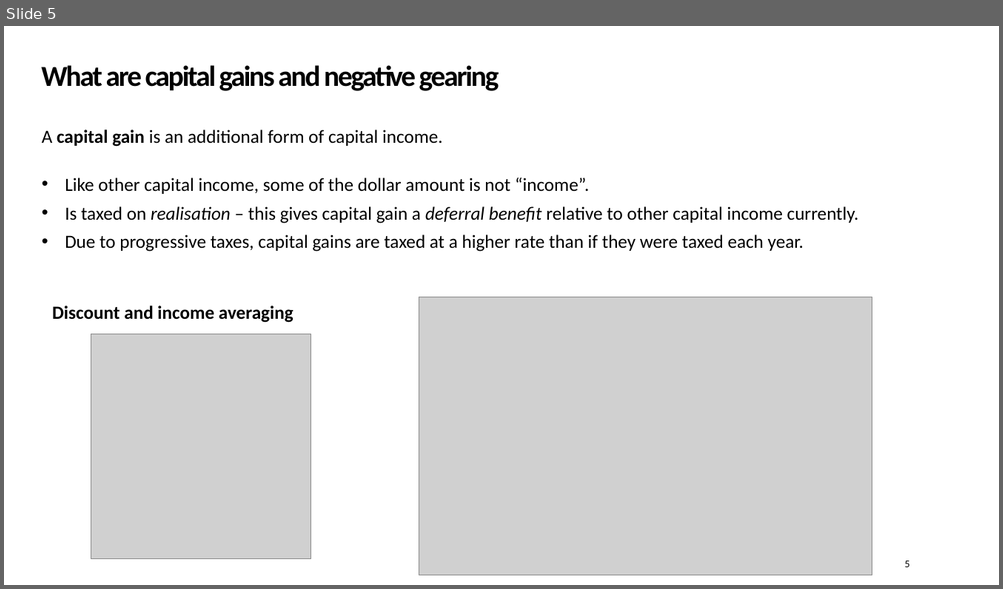
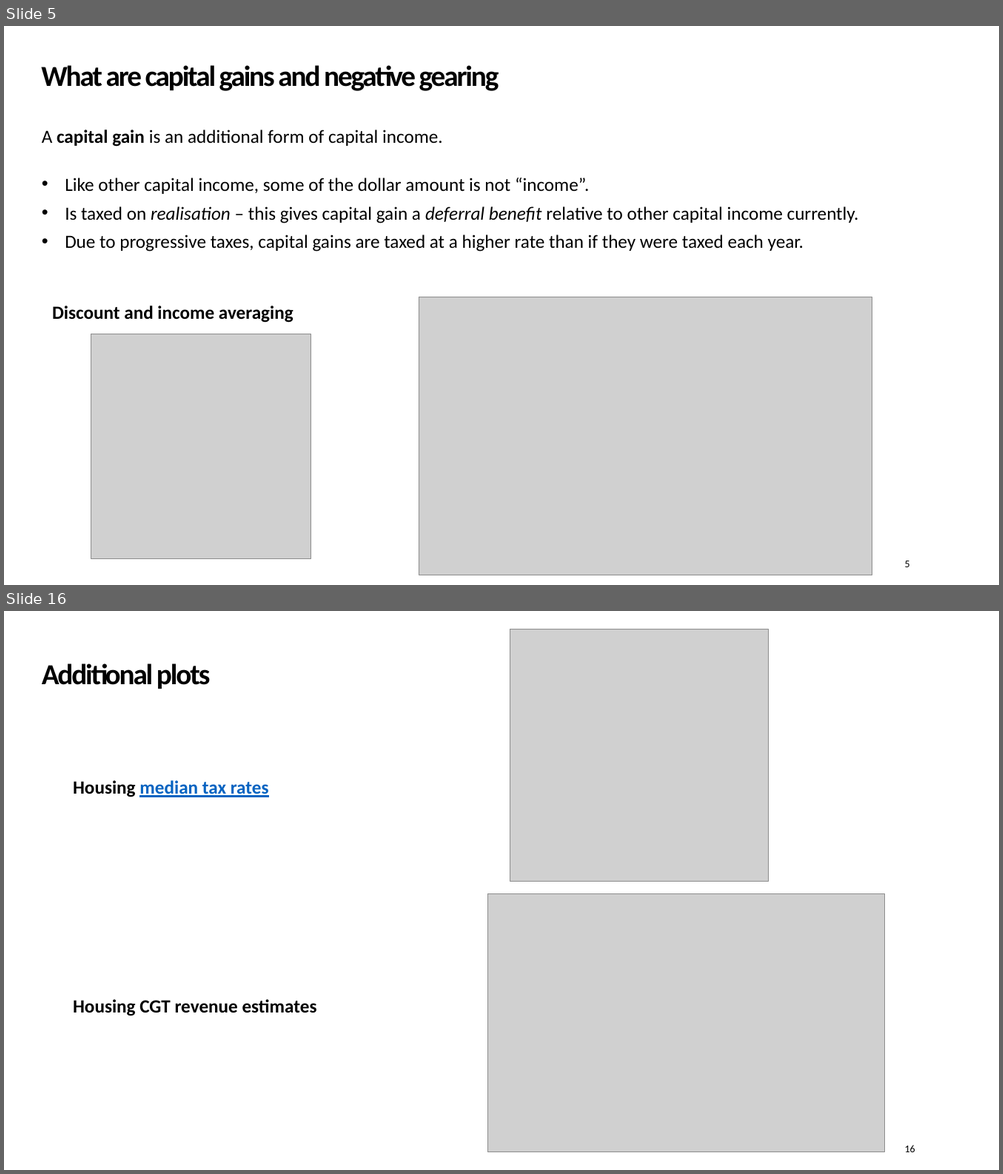
Before and after one commit to Zjub/TVHENZ, a slide deck: e61 Projects/Presentations/QETA Post-Budget 2026.pptx. Shown one above the other, each under a label of ours: slide 5 before the commit, slides 5 and 16 after it; the slides between them are not shown. The pictures are 1003x589 and 1003x1174 pixels, drawn with LibreOffice and Linux fonts; fonts in the diff are those of the drawing; grey boxes stand for pictures; background and template pictures are left out. Boxes give left, top, right and bottom in pixels: in the first picture for what was removed or moved away, otherwise in the second. Text is boxed around its words. In the diff, an @@ line names an element or a change of style, - is before the commit and + after.

```diff
--- a/e61 Projects/Presentations/QETA Post-Budget 2026.pptx
+++ b/e61 Projects/Presentations/QETA Post-Budget 2026.pptx
@@ slide 16 added at (4, 611, 999, 1170), background #FFFFFF @@
@@ picture added at (511, 629, 768, 882) @@
@@ title added at (42, 664, 210, 689), 28 pt, text #000000, bold @@
+Additional plots
@@ text added at (73, 780, 269, 797), 18 pt, text #0563C1, bold, underline @@
+Housing median tax rates
@@ picture added at (487, 894, 885, 1153) @@
@@ text added at (73, 999, 317, 1017), 18 pt, text #000000, bold @@
+Housing CGT revenue estimates
@@ page number added at (905, 1145, 915, 1153), 10 pt, text #000000 @@
+16
```
Also in this commit, not shown: 6 slides changed, 7 other slides added, 1 slide removed, 3 other files.
